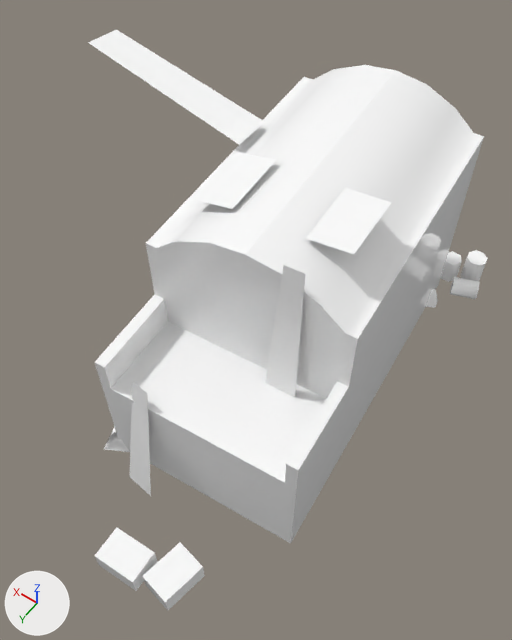
The glTF model data/graphics/buildings/orient/harbor_office_orient/rdm/s_oriental_shipyard_lod0.glb, before and after one commit.
The view is the same before and after, from a 50 mm lens placed at (-2.59, 2.2, 4.22), pointed at (-0.97, -0.07, 0.65). Arrows for +X, +Y and +Z are at lower left; the lights stay in place. The first picture is the older version. Vertices at exactly the same position are counted once.

Objects in the first picture: 'MODEL_s_oriental_shipyard_lod0'.
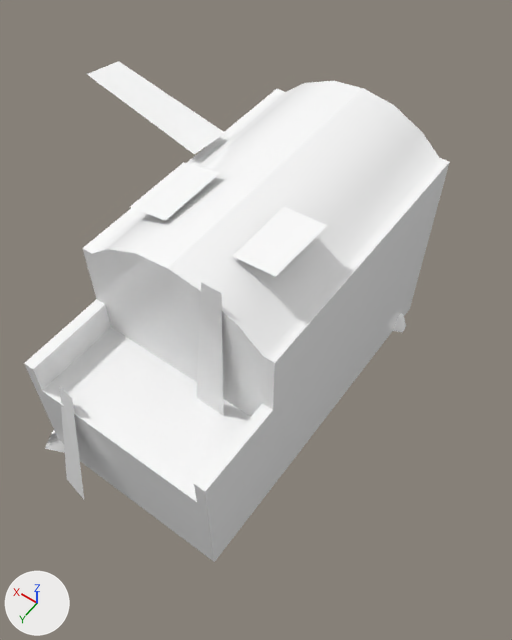
The change, as a diff of the scene's bpy script:
```diff
--- a/data/graphics/buildings/orient/harbor_office_orient/rdm/s_oriental_shipyard_lod0.glb.py
+++ b/data/graphics/buildings/orient/harbor_office_orient/rdm/s_oriental_shipyard_lod0.glb.py
@@ me_mesh_0_004 @@
 # used by ob_model_s_oriental_shipyard_lod0
-me_mesh_0_004.from_pydata(...)  # 144 vertices, 168 faces; spans x -1.95..0.8, y -1.84..1.57, z -0.01..1.74
+me_mesh_0_004.from_pydata(...)  # 88 vertices, 92 faces; spans x -1.64..0.53, y -1.23..1.32, z -0.01..1.74
+# me_mesh_0_004 part 1: the loose piece of 9 vertices spanning x -0.67..-0.48, y 0.81..1.0, z 0.04..0.27 is turned -5.7 degrees about the z axis through its middle, then moved by (0.31, 0.23, 0.0)
+# me_mesh_0_004 part 2: the loose piece of 34 vertices spanning x -1.85..-0.38, y -1.56..0.92, z 0.04..1.7 is turned -5.7 degrees about the z axis through its middle, then moved by (0.19, 0.29, 0.0)
+# me_mesh_0_004 part 3: the loose piece of 8 vertices spanning x -1.72..-1.65, y -1.42..-1.3, z 0.04..0.18 is moved by (0.09, 0.35, 0.0)
+# me_mesh_0_004 part 4: 10 loose pieces with 76 vertices, spanning x -1.95..0.8, y -1.84..1.57, z -0.01..1.74, are deleted
+# me_mesh_0_004 part 5
+# 20 vertices are added at x -1.39..0.53, y -0.58..1.32, z -0.01..1.74
+# 10 new faces join them
+# other edits to the shape of me_mesh_0_004 do not show in these pictures
 me_mesh_0_004.materials.append(mat_building_material_001)
```

What differs and where, as boxes [x1, y1, x2, y2] in the pictures (512 x 640 px; the box of a moved part takes in the faces that stretch with it):
'MODEL_s_oriental_shipyard_lod0', reshaped (6% wider, 14% shorter): before [88, 30, 488, 610]; after [24, 61, 450, 562]
part 1 of me_mesh_0_004, moved or reshaped: before [104, 426, 129, 452]; after [45, 430, 65, 453]
part 2 of me_mesh_0_004, moved or reshaped: before [94, 65, 484, 543]; after [24, 81, 450, 562]
part 3 of me_mesh_0_004, moved or reshaped: before [426, 289, 438, 308]; after [393, 313, 406, 333]
part 4 of me_mesh_0_004, deleted: before [88, 30, 488, 610]
part 5 of me_mesh_0_004, added: after [60, 61, 328, 499]
